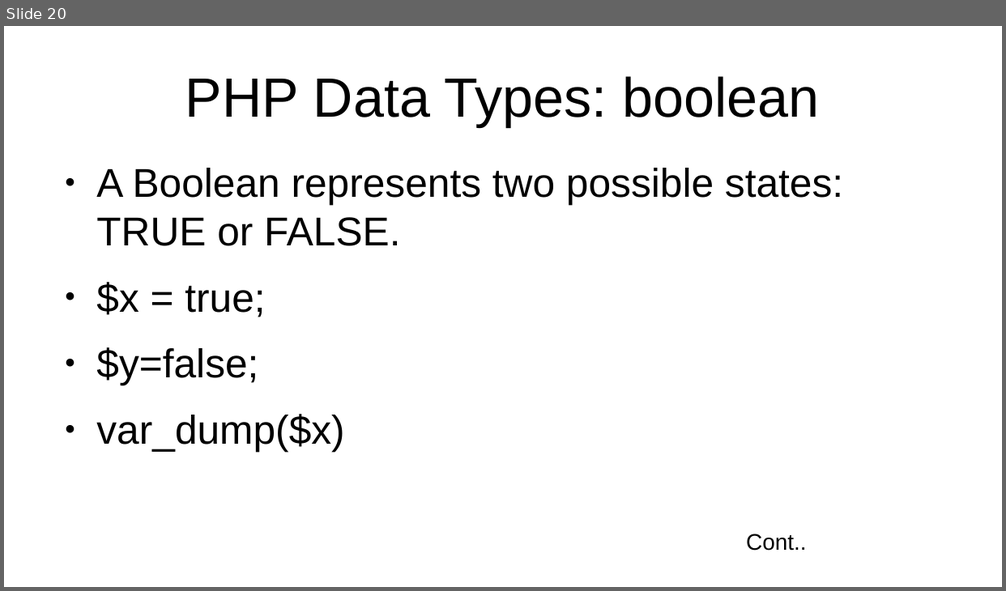
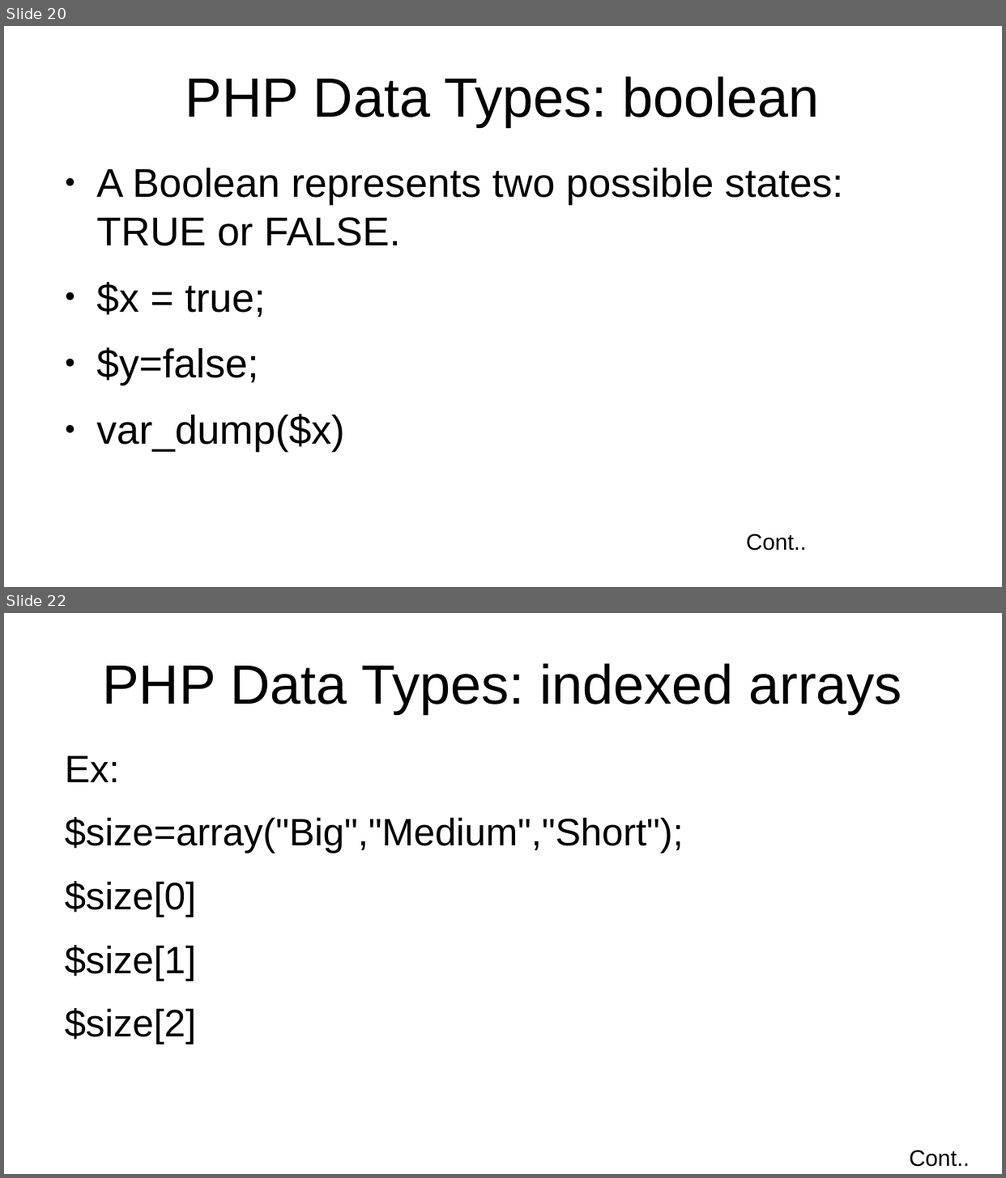
Before and after one commit to jhashuva/MVCTS, a slide deck: php/php_intro.pptx. Shown one above the other, each under a label of ours: slide 20 before the commit, slides 20 and 22 after it; the slides between them are not shown. The pictures are 1006x591 and 1006x1178 pixels, drawn with LibreOffice and Linux fonts; fonts in the diff are those of the drawing. Boxes give left, top, right and bottom in pixels: in the first picture for what was removed or moved away, otherwise in the second. Text is boxed around its words. In the diff, an @@ line names an element or a change of style, - is before the commit and + after.

```diff
--- a/php/php_intro.pptx
+++ b/php/php_intro.pptx
@@ slide 22 added at (x1=4, y1=613, x2=1002, y2=1174), background #FFFFFF @@
@@ text added at (x1=102, y1=663, x2=902, y2=714), 44 pt, text #000000 @@
+PHP Data Types: indexed arrays
@@ text added at (x1=65, y1=756, x2=684, y2=1045), 30.4 pt, text #000000 @@
+Ex:
+$size=array("Big","Medium","Short");
+$size[0]
+$size[1]
+$size[2]
@@ text added at (x1=909, y1=1150, x2=969, y2=1167), 18 pt, text #000000 @@
+Cont..
```
Also in this commit, not shown: 9 slides changed, 20 other slides added, 1 slide removed, 3 other files.
